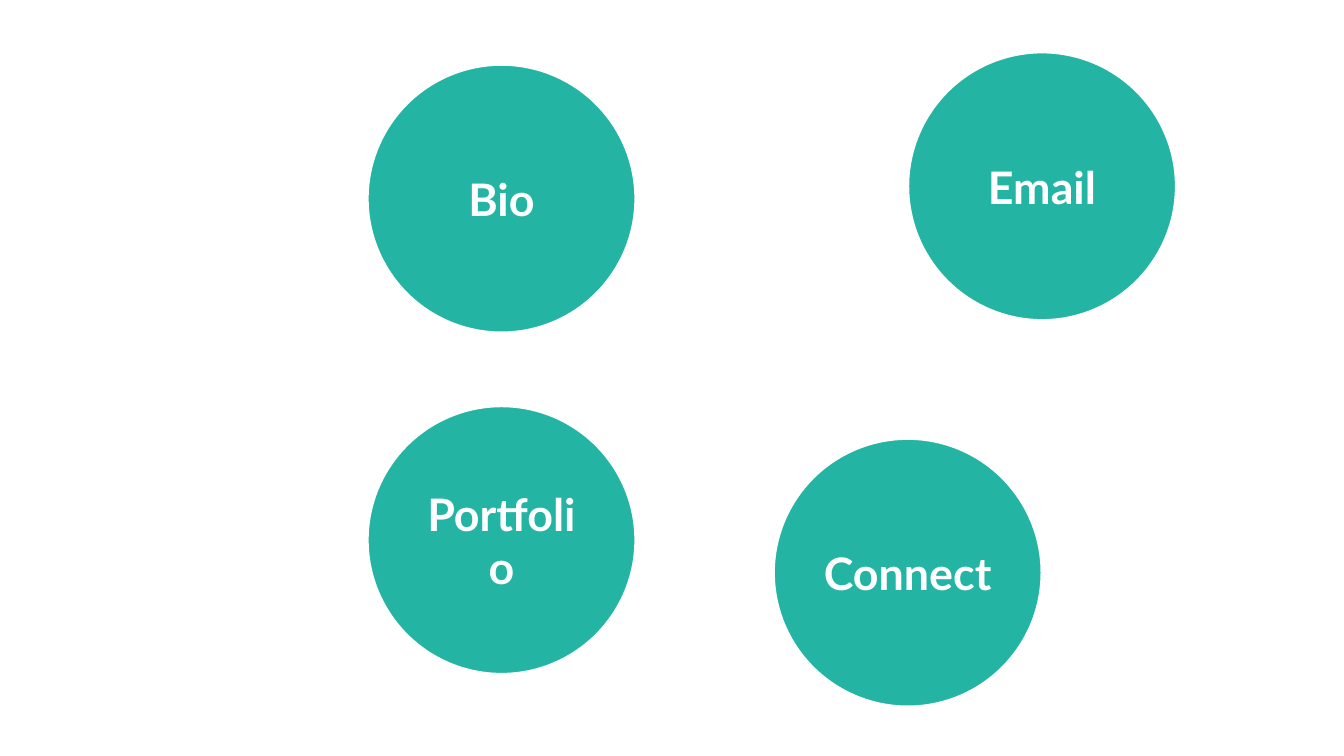
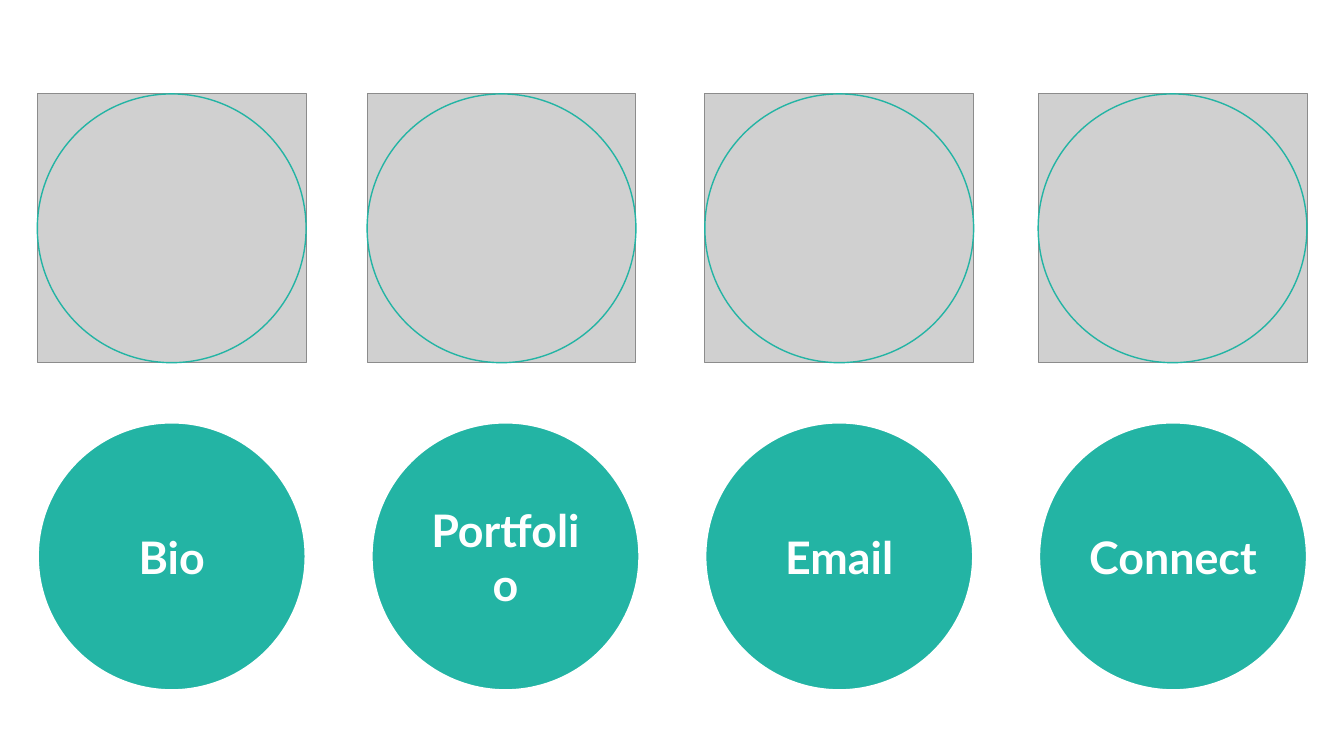
Before and after one commit to pransudash/pransudash.github.io, a slide deck: slide 1 of img/button_hover.pptx. Drawn at 1344x756 pixels with LibreOffice and Linux fonts; fonts in the diff are those of the drawing; grey boxes stand for pictures. Boxes give left, top, right and bottom in pixels: in the first picture for what was removed or moved away, otherwise in the second. Text is boxed around its words. In the diff, an @@ line names an element or a change of style, - is before the commit and + after.

```diff
--- a/img/button_hover.pptx
+++ b/img/button_hover.pptx
@@ picture added at [37, 94, 307, 363] @@
@@ ellipse added at [37, 94, 307, 363], outline #23B4A4 1 pt @@
@@ picture added at [367, 94, 636, 363] @@
@@ ellipse added at [367, 94, 636, 363], outline #23B4A4 1 pt @@
@@ picture added at [705, 94, 974, 363] @@
@@ ellipse added at [705, 94, 974, 363], outline #23B4A4 1 pt @@
@@ picture added at [1038, 94, 1308, 363] @@
@@ ellipse added at [1038, 94, 1308, 363], outline #23B4A4 1 pt @@
@@ ellipse "Bio": place and size @@
-ellipse "Bio" at [367, 65, 636, 334]
+ellipse "Bio" at [37, 422, 307, 692]
@@ ellipse "Portfolio": place and size @@
-ellipse "Portfolio" at [367, 405, 636, 675]
+ellipse "Portfolio" at [371, 422, 640, 692]
@@ ellipse "Email": place and size @@
-ellipse "Email" at [907, 51, 1177, 321]
+ellipse "Email" at [705, 422, 974, 692]
@@ ellipse "Connect": place and size @@
-ellipse "Connect" at [773, 439, 1043, 708]
+ellipse "Connect" at [1038, 422, 1308, 692]
```
Also in this commit, not shown: 7 other files.
